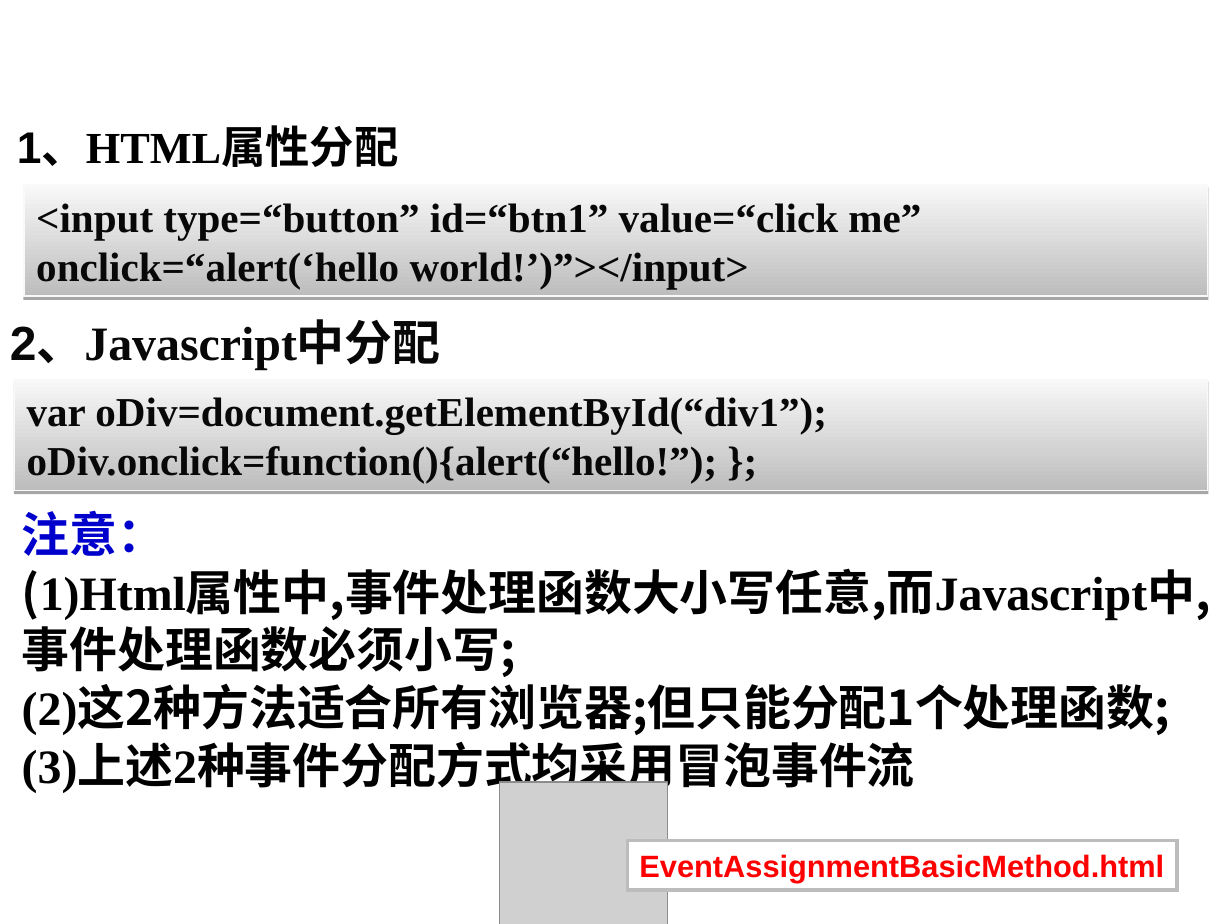
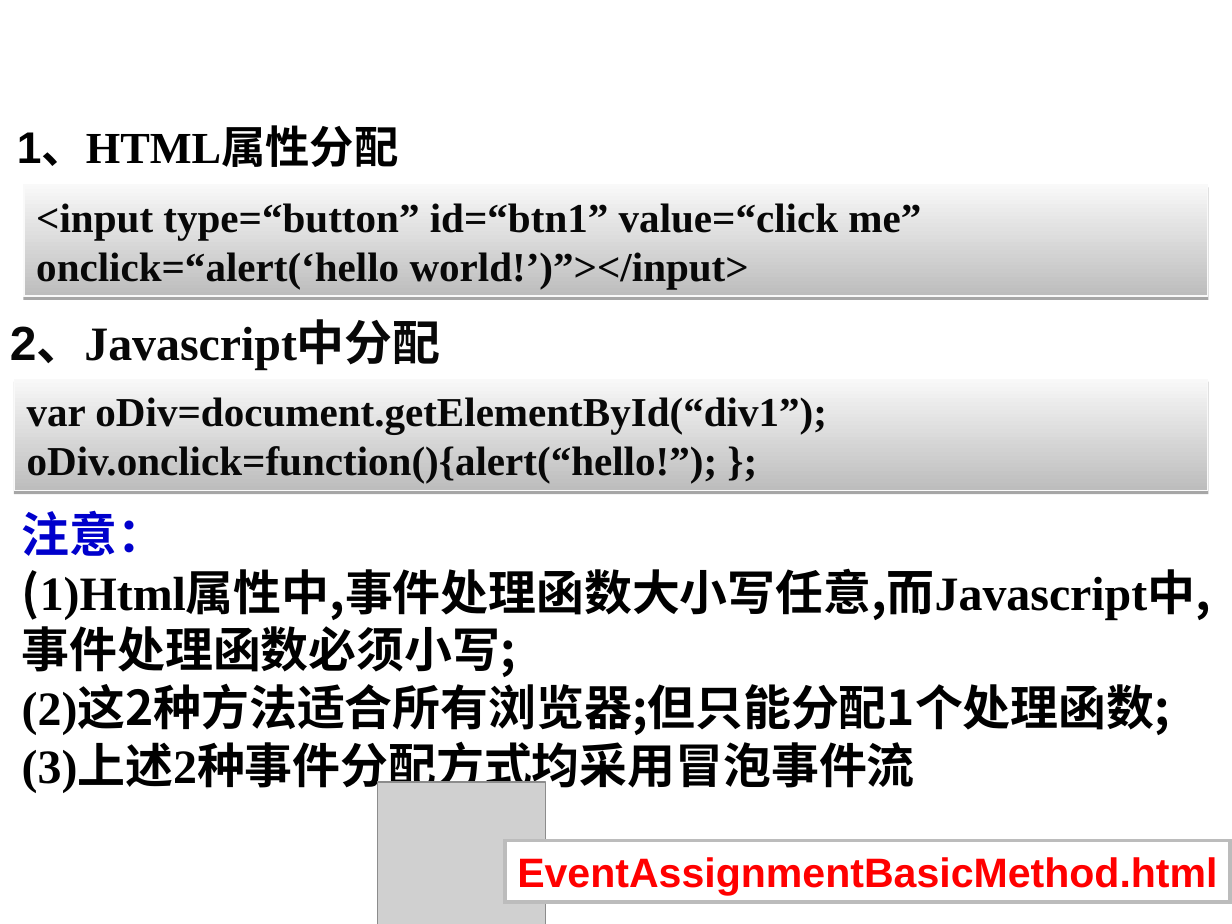
Before and after one commit to lxn56975/webdev, a slide deck: slide 105 of Chapter4Javascript.ppt (slide 104 before the commit). Drawn at 1232x924 pixels with LibreOffice and Linux fonts; fonts in the diff are those of the drawing; grey boxes stand for pictures; background and template pictures are left out. Boxes give left, top, right and bottom in pixels: in the first picture for what was removed or moved away, otherwise in the second. Text is boxed around its words. In the diff, an @@ line names an element or a change of style, - is before the commit and + after.

```diff
--- a/Chapter4Javascript.ppt
+++ b/Chapter4Javascript.ppt
@@ picture: place and size @@
-picture at box(500, 782, 668, 924)
+picture at box(377, 782, 545, 924)
@@ rectangle "EventAssignmentBasicMethod.html": place and size @@
-rectangle "EventAssignmentBasicMethod.html" at box(627, 840, 1177, 890)
+rectangle "EventAssignmentBasicMethod.html" at box(505, 840, 1230, 902)
@@ rectangle "EventAssignmentBasicMethod.html" at box(505, 840, 1230, 902): size 18 to 24 pt @@
```
Also in this commit, not shown: 1 other slide changed, 1 other file.
